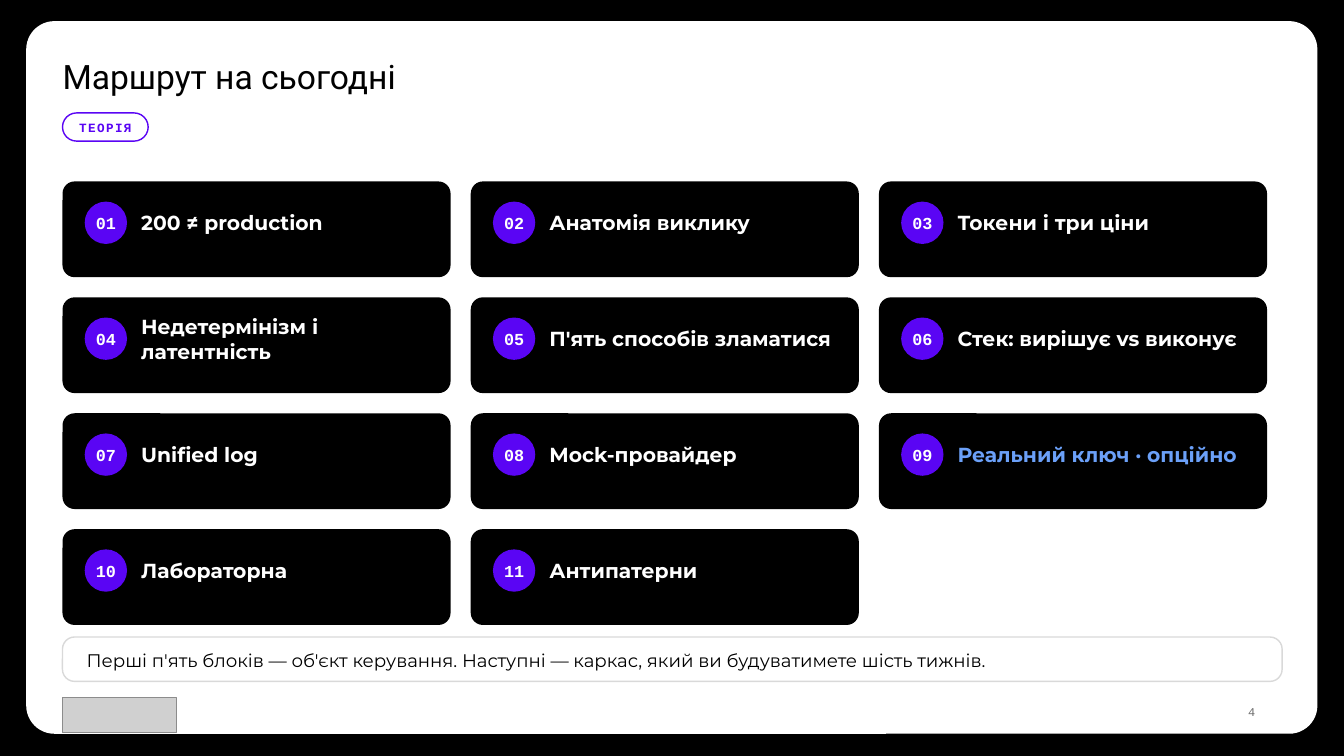
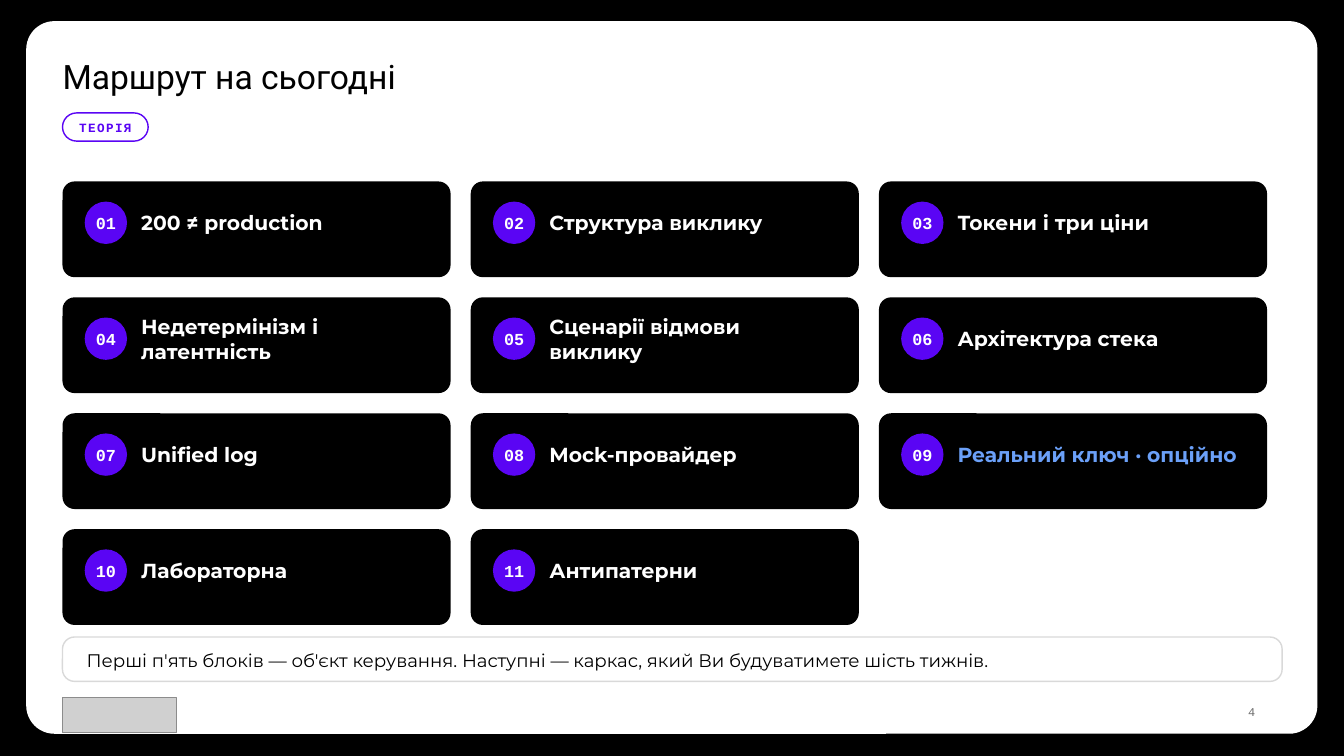
Before and after one commit to TarasFedorenkoFTV/llmops-bootcamp, a slide deck: slide 4 of docs/decks/L01.pptx. Drawn at 1344x756 pixels with LibreOffice and Linux fonts; fonts in the diff are those of the drawing; grey boxes stand for pictures; background and template pictures are left out. Boxes give left, top, right and bottom in pixels: in the first picture for what was removed or moved away, otherwise in the second. Text is boxed around its words. In the diff, an @@ line names an element or a change of style, - is before the commit and + after.

```diff
--- a/docs/decks/L01.pptx
+++ b/docs/decks/L01.pptx
@@ text at (549,215,762,234): text changed @@
-Анатомія виклику
+Структура виклику
@@ text at (549,318,740,363): text changed @@
-П'ять способів зламатися
+Сценарії відмови виклику
@@ text at (958,330,1159,350): text changed @@
-Стек: вирішує vs виконує
+Архітектура стека
@@ text at (87,653,988,671): text changed @@
-Перші п'ять блоків — об'єкт керування. Наступні — каркас, який ви будуватимете шість тижнів.
+Перші п'ять блоків — об'єкт керування. Наступні — каркас, який Ви будуватимете шість тижнів.
```
Also in this commit, not shown: 21 other slides changed, 50 other files.
